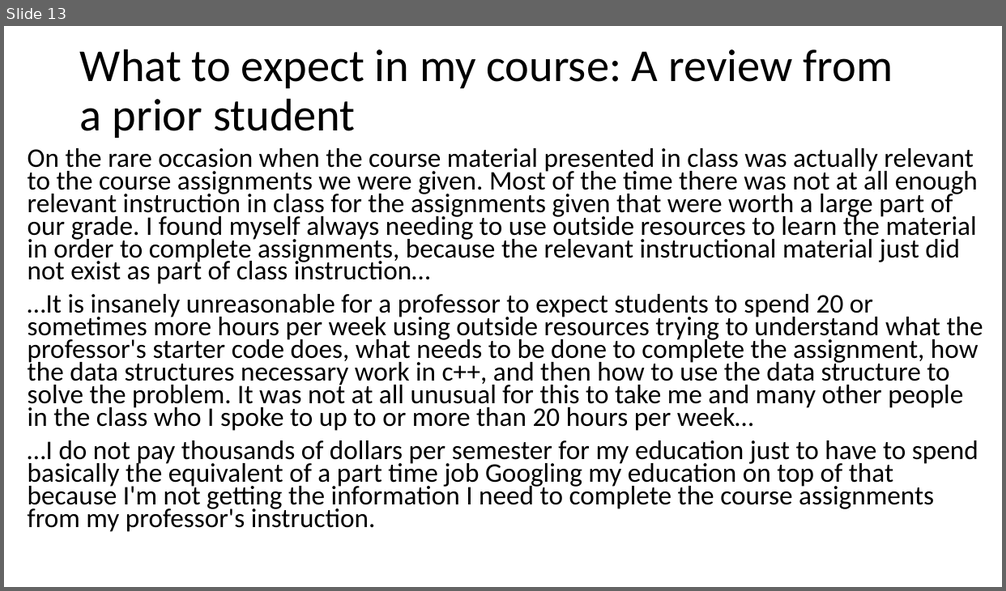
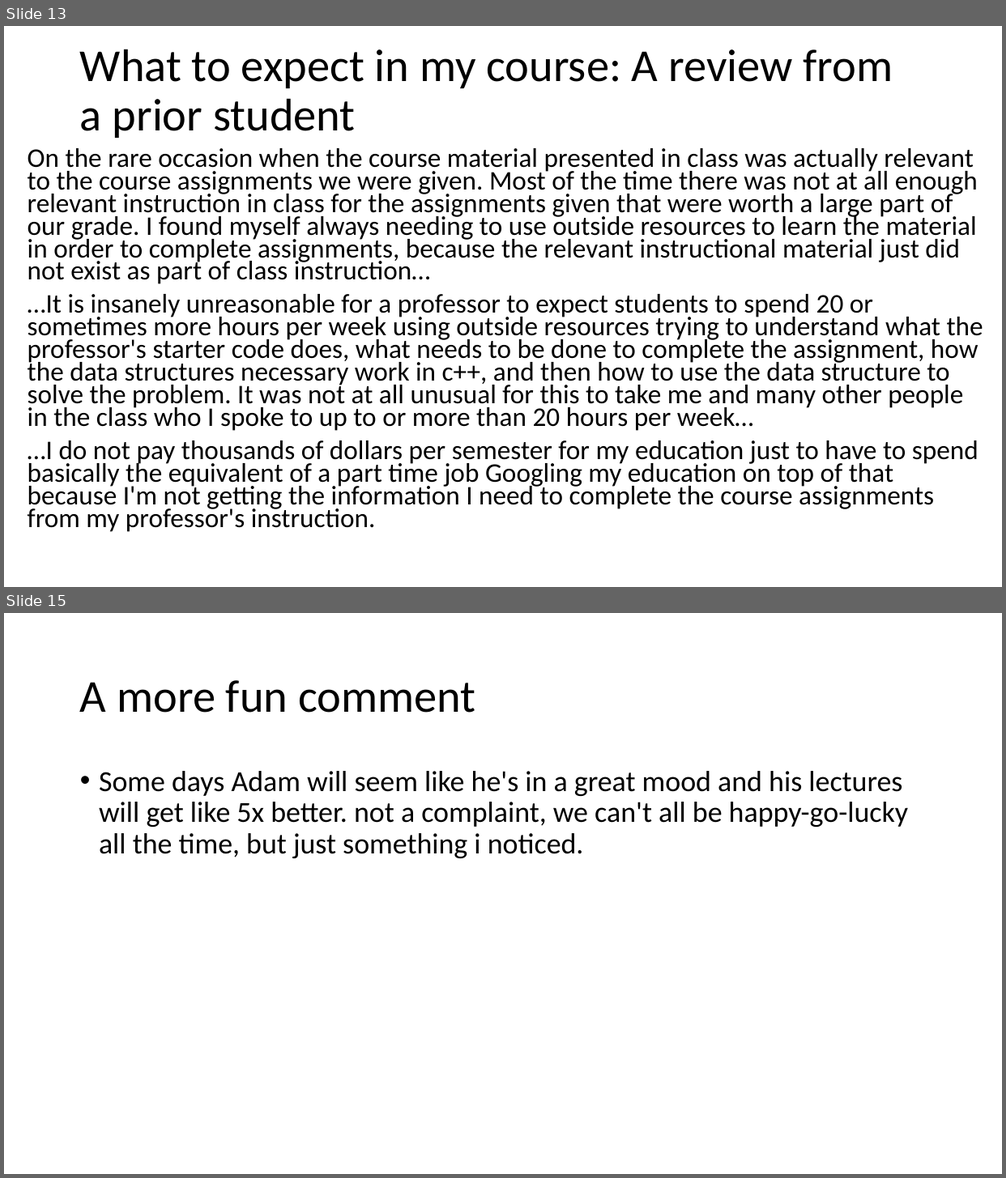
Before and after one commit to acarteas/Teaching-DataStructures, a slide deck: lectures/2018-01-16 introduction/2018-01-16 introduction.pptx. Shown one above the other, each under a label of ours: slide 13 before the commit, slides 13 and 15 after it; the slides between them are not shown. The pictures are 1006x591 and 1006x1178 pixels, drawn with LibreOffice and Linux fonts; fonts in the diff are those of the drawing. Boxes give left, top, right and bottom in pixels: in the first picture for what was removed or moved away, otherwise in the second. Text is boxed around its words. In the diff, an @@ line names an element or a change of style, - is before the commit and + after.

```diff
--- a/lectures/2018-01-16 introduction/2018-01-16 introduction.pptx
+++ b/lectures/2018-01-16 introduction/2018-01-16 introduction.pptx
@@ slide 15 added at (4,613,1002,1174), background #FFFFFF @@
@@ title added at (80,680,475,713), 44 pt, text #000000 @@
+A more fun comment
@@ text added at (99,771,908,858), 28 pt, text #000000 @@
+• Some days Adam will seem like he's in a great mood and his lectures will get like 5x better. not a complaint, we can't all be happy-go-lucky all the time, but just something i noticed.
```
Also in this commit, not shown: 1 slide changed.
